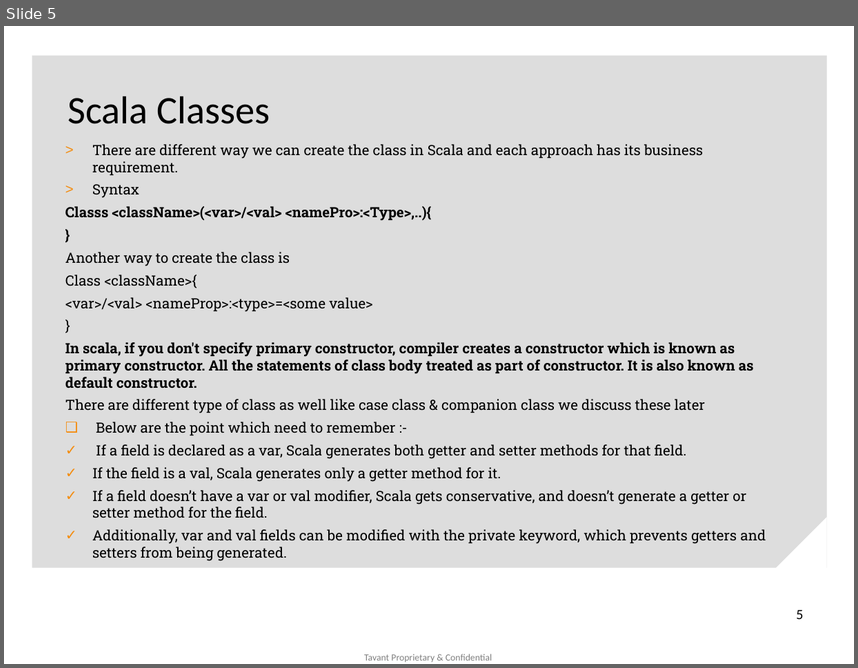
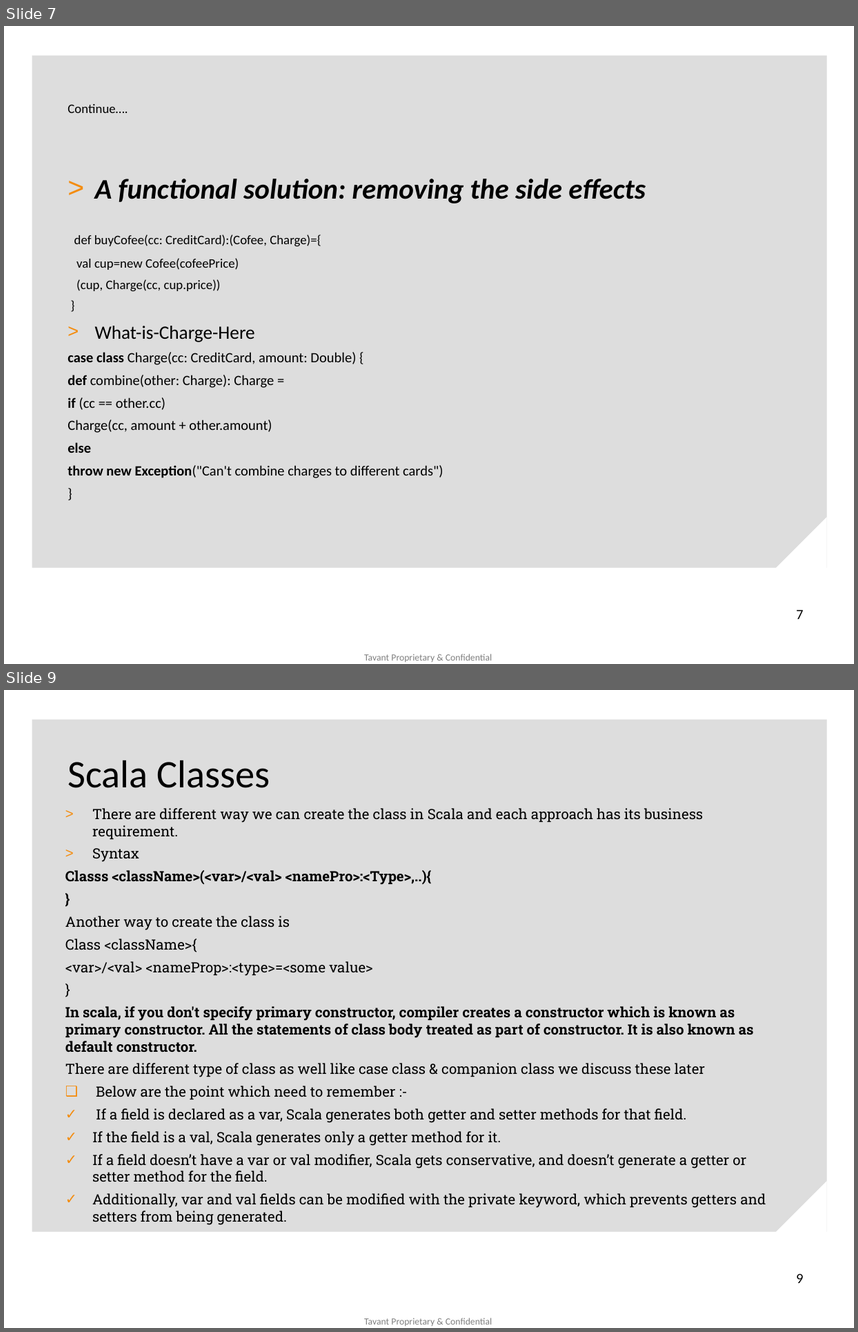
Before and after one commit to jkmishra/scalatest, a slide deck: Why Scala (1).pptx. Shown one above the other, each under a label of ours: slide 5 before the commit, slides 7 and 9 after it; the slides between them are not shown. The pictures are 858x668 and 858x1332 pixels, drawn with LibreOffice and Linux fonts; fonts in the diff are those of the drawing; background and template pictures are left out. Boxes give left, top, right and bottom in pixels: in the first picture for what was removed or moved away, otherwise in the second. Text is boxed around its words. In the diff, an @@ line names an element or a change of style, - is before the commit and + after.

```diff
--- a/Why Scala (1).pptx
+++ b/Why Scala (1).pptx
@@ slide 7 added at bbox=[4, 26, 854, 664], background #FFFFFF; not listed: 3 template elements that a slide beside it also shows @@
@@ title added at bbox=[67, 104, 128, 113], 11 pt, text #000000 @@
+Continue….
@@ text added at bbox=[67, 178, 646, 478], 12 pt, text #000000 @@
+> A functional solution: removing the side effects
+def buyCofee(cc: CreditCard):(Cofee, Charge)={
+val cup=new Cofee(cofeePrice)
+(cup, Charge(cc, cup.price))
+}
+> What-is-Charge-Here
+case class Charge(cc: CreditCard, amount: Double) {
+def combine(other: Charge): Charge =
+if (cc == other.cc)
+Charge(cc, amount + other.amount)
+else
+throw new Exception("Can't combine charges to different cards")
+}
@@ page number added at bbox=[796, 610, 803, 619], 12 pt, text #000000 @@
+7
@@ what was slide 5 is now slide 9 @@
@@ page number at bbox=[796, 1273, 803, 1283]: text changed @@
-5
+9
```
Also in this commit, not shown: 1 slide changed, 3 other slides added, 5 slides removed, 9 other files.
